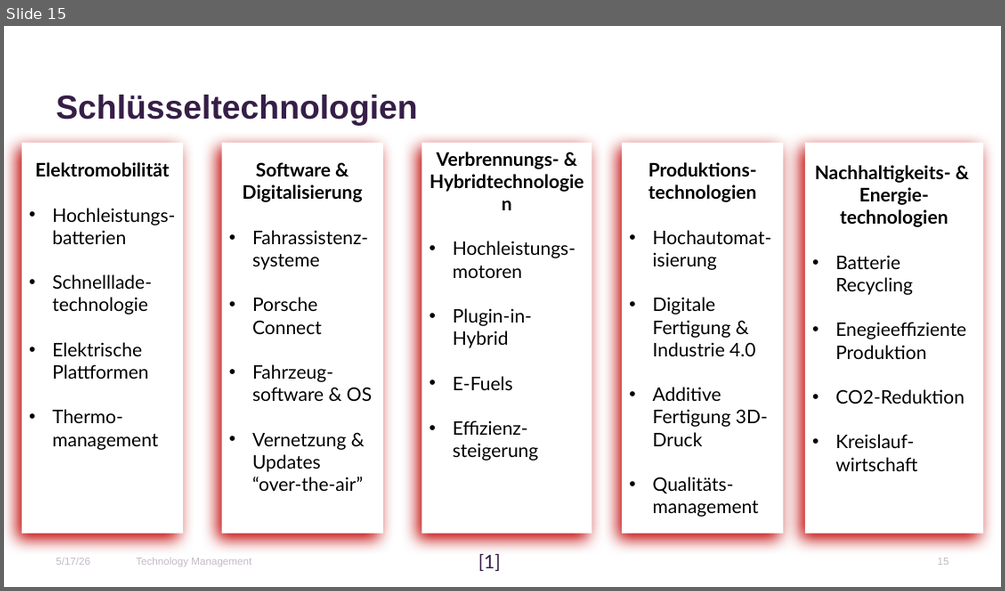
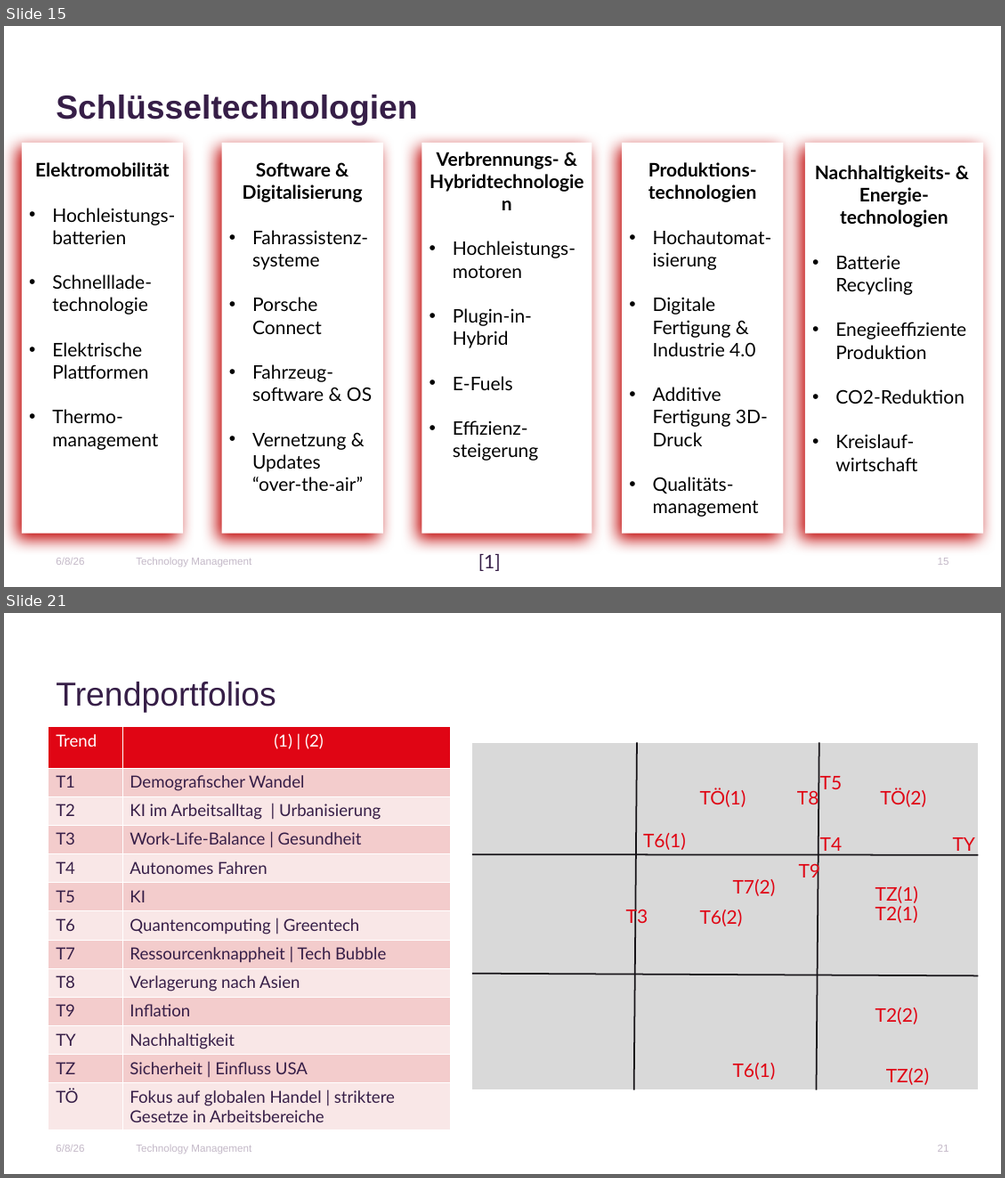
Before and after one commit to Erickk0/Master, a slide deck: 1. Semester/Technology Management/Praktikum/PorscheTechManagement1.pptx. Shown one above the other, each under a label of ours: slide 15 before the commit, slides 15 and 21 after it; the slides between them are not shown. The pictures are 1005x591 and 1005x1178 pixels, drawn with LibreOffice and Linux fonts; fonts in the diff are those of the drawing; background and template pictures are left out. Boxes give left, top, right and bottom in pixels: in the first picture for what was removed or moved away, otherwise in the second. Text is boxed around its words. In the diff, an @@ line names an element or a change of style, - is before the commit and + after.

```diff
--- a/1. Semester/Technology Management/Praktikum/PorscheTechManagement1.pptx
+++ b/1. Semester/Technology Management/Praktikum/PorscheTechManagement1.pptx
@@ slide 21 added at box(4, 613, 1001, 1174), background #FFFFFF @@
@@ title added at box(56, 682, 276, 712), 32 pt, text #361E47 @@
+Trendportfolios
@@ table added at box(48, 727, 451, 1130), 13 rows, 2 columns @@
+Trend | (1) | (2)
+T1 | Demografischer Wandel
+T2 | KI im Arbeitsalltag | Urbanisierung
+T3 | Work-Life-Balance | Gesundheit
+T4 | Autonomes Fahren
+T5 | KI
+T6 | Quantencomputing | Greentech
+T7 | Ressourcenknappheit | Tech Bubble
+T8 | Verlagerung nach Asien
+T9 | Inflation
+TY | Nachhaltigkeit
+TZ | Sicherheit | Einfluss USA
+TÖ | Fokus auf globalen Handel | striktere Gesetze in Arbeitsbereiche
@@ rectangle added at box(472, 742, 979, 1089), fill #D9D9D9, outline #FFFFFF 0.73 pt @@
@@ line added from (634, 1090) to (637, 742), #161318 1.5 pt @@
@@ line added from (816, 1090) to (819, 742), #161318 1.5 pt @@
@@ text added at box(700, 787, 746, 807), 18 pt, text #E00514 @@
+TÖ(1)
@@ text added at box(797, 787, 819, 808), 18 pt, text #E00514 @@
+T8
@@ text added at box(820, 776, 842, 789), 18 pt, text #E00514 @@
+T5
@@ text added at box(880, 787, 926, 807), 18 pt, text #E00514 @@
+TÖ(2)
@@ text added at box(643, 833, 686, 850), 18 pt, text #E00514 @@
+T6(1)
@@ text added at box(820, 837, 842, 855), 18 pt, text #E00514 @@
+T4
@@ text added at box(953, 837, 975, 855), 18 pt, text #E00514 @@
+TY
@@ line added from (472, 854) to (979, 855), #161318 1.5 pt @@
@@ text added at box(733, 879, 776, 896), 18 pt, text #E00514 @@
+T7(2)
@@ text added at box(799, 860, 821, 881), 18 pt, text #E00514 @@
+T9
@@ text added at box(875, 906, 918, 923), 18 pt, text #E00514 @@
+T2(1)
@@ text added at box(875, 886, 918, 903), 18 pt, text #E00514 @@
+TZ(1)
@@ text added at box(626, 907, 648, 927), 18 pt, text #E00514 @@
+T3
@@ text added at box(700, 909, 743, 926), 18 pt, text #E00514 @@
+T6(2)
@@ line added from (472, 973) to (979, 976), #161318 1.5 pt @@
@@ text added at box(875, 1007, 918, 1024), 18 pt, text #E00514 @@
+T2(2)
@@ text added at box(733, 1062, 776, 1079), 18 pt, text #E00514 @@
+T6(1)
@@ text added at box(886, 1068, 929, 1085), 18 pt, text #E00514 @@
+TZ(2)
@@ text added at box(56, 1144, 84, 1151), 10 pt, text #C4B9C8 @@
+6/8/26
@@ text added at box(136, 1144, 251, 1153), 10 pt, text #C4B9C8 @@
+Technology Management
@@ page number added at box(938, 1144, 949, 1151), 10 pt, text #C4B9C8 @@
+21
@@ slide 15 changed as well @@
@@ text at box(56, 557, 84, 564): text changed @@
-5/17/26
+6/8/26
```
Also in this commit, not shown: 15 other slides changed, 5 other slides added, 14 other files.
